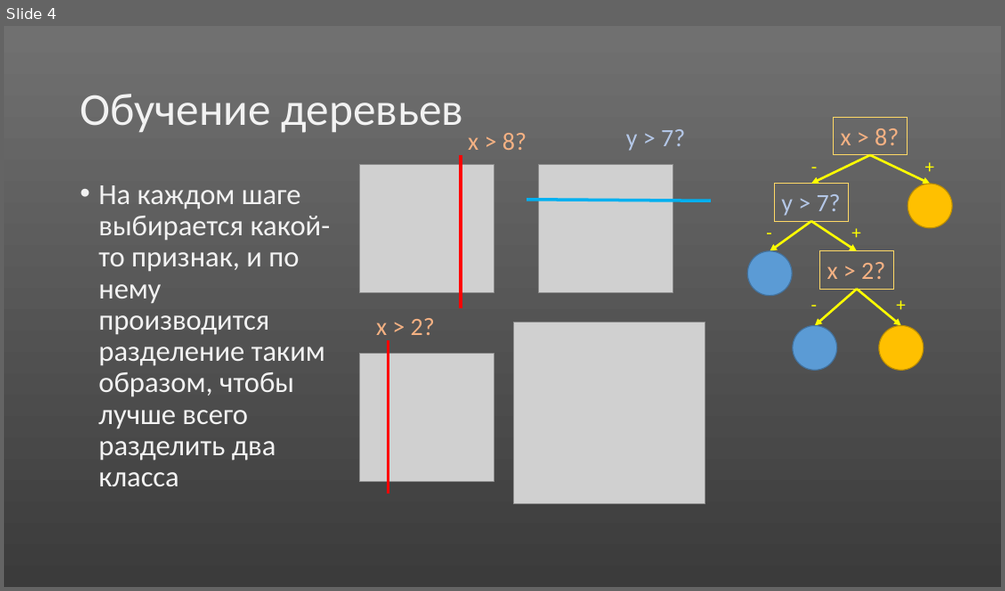
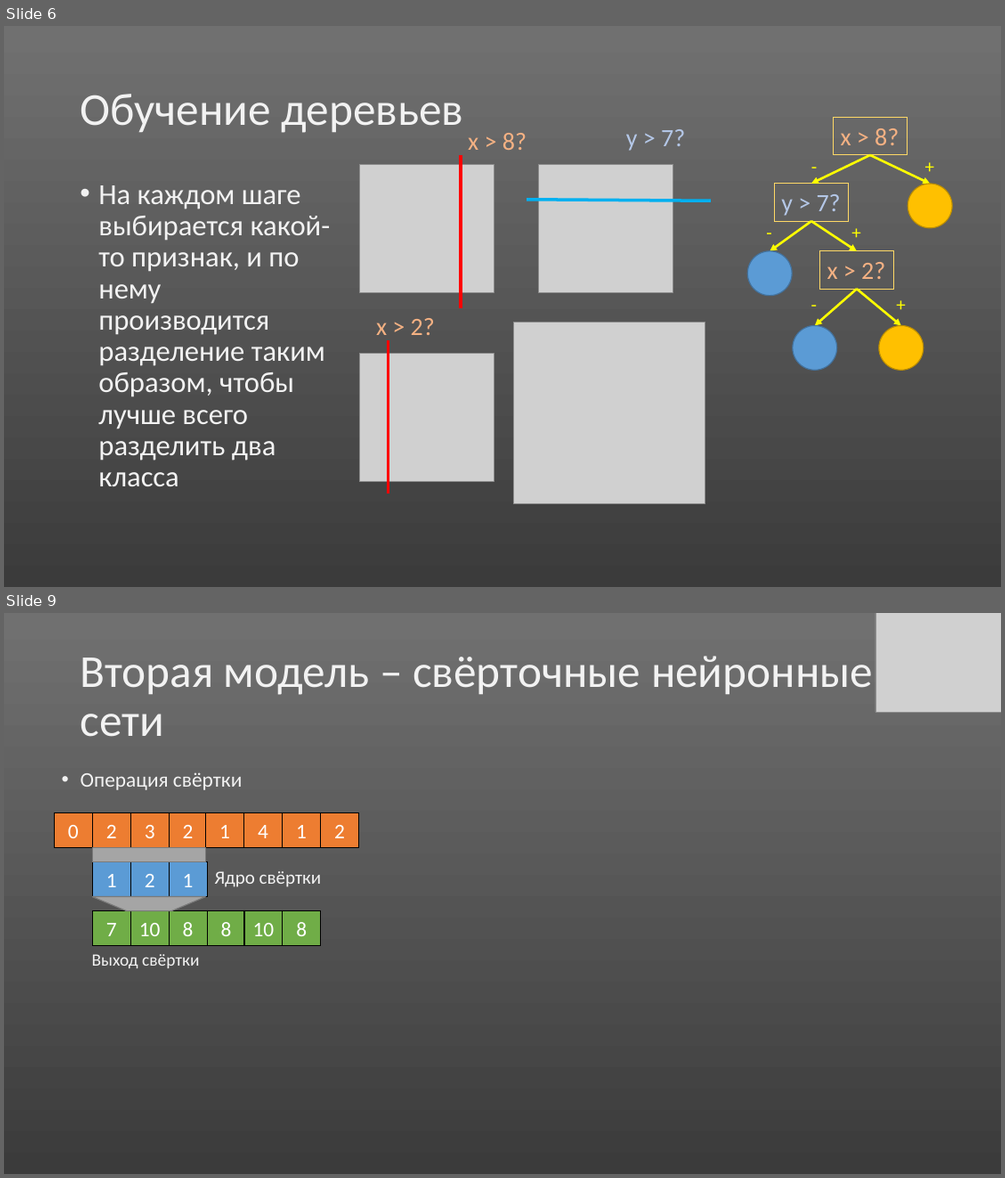
Before and after one commit to abrikos110/school-bla, a slide deck: presentations/voice-rec.pptx. Shown one above the other, each under a label of ours: slide 4 before the commit, slides 6 and 9 after it; the slides between them are not shown. The pictures are 1005x591 and 1005x1178 pixels, drawn with LibreOffice and Linux fonts; fonts in the diff are those of the drawing; grey boxes stand for pictures; background and template pictures are left out. Boxes give left, top, right and bottom in pixels: in the first picture for what was removed or moved away, otherwise in the second. Text is boxed around its words. In the diff, an @@ line names an element or a change of style, - is before the commit and + after.

```diff
--- a/presentations/voice-rec.pptx
+++ b/presentations/voice-rec.pptx
@@ slide 9 added at [4,613,1001,1174], background gradient #707070 to #3B3B3B @@
@@ picture added at [875,613,1001,713] @@
@@ title added at [80,656,873,737], 44 pt, text #F2F2F2 @@
+Вторая модель – свёрточные нейронные сети
@@ text added at [81,772,242,790], 20 pt, text #F2F2F2 @@
+• Операция свёртки
@@ group added at [54,812,358,968]: 17 rectangles, 2 trapezoids, 2 texts @@
+0
+2
+3
+2
+1
+4
+1
+2
+1
+2
+1
+7
+10
+8
+8
+10
+8
+Ядро свёртки
+Выход свёртки
@@ what was slide 4 is now slide 6 @@
```
Also in this commit, not shown: 6 slides changed, 7 other slides added, 1 slide removed.
